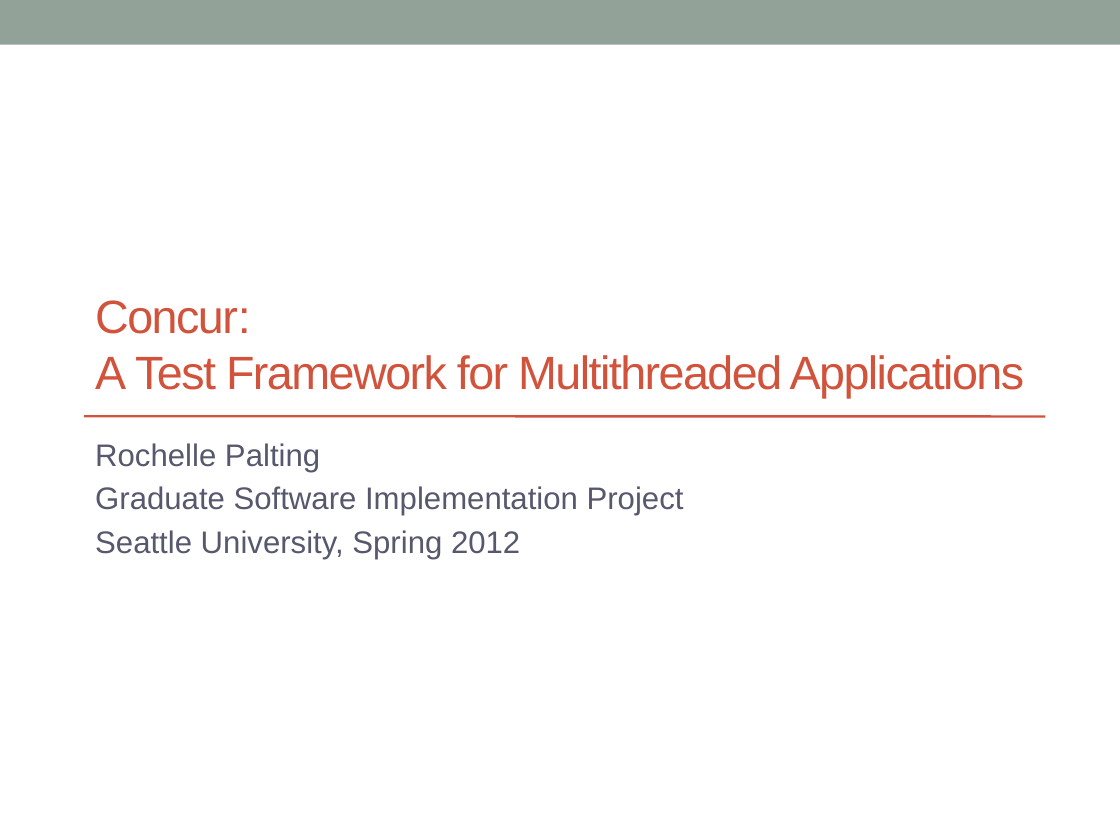
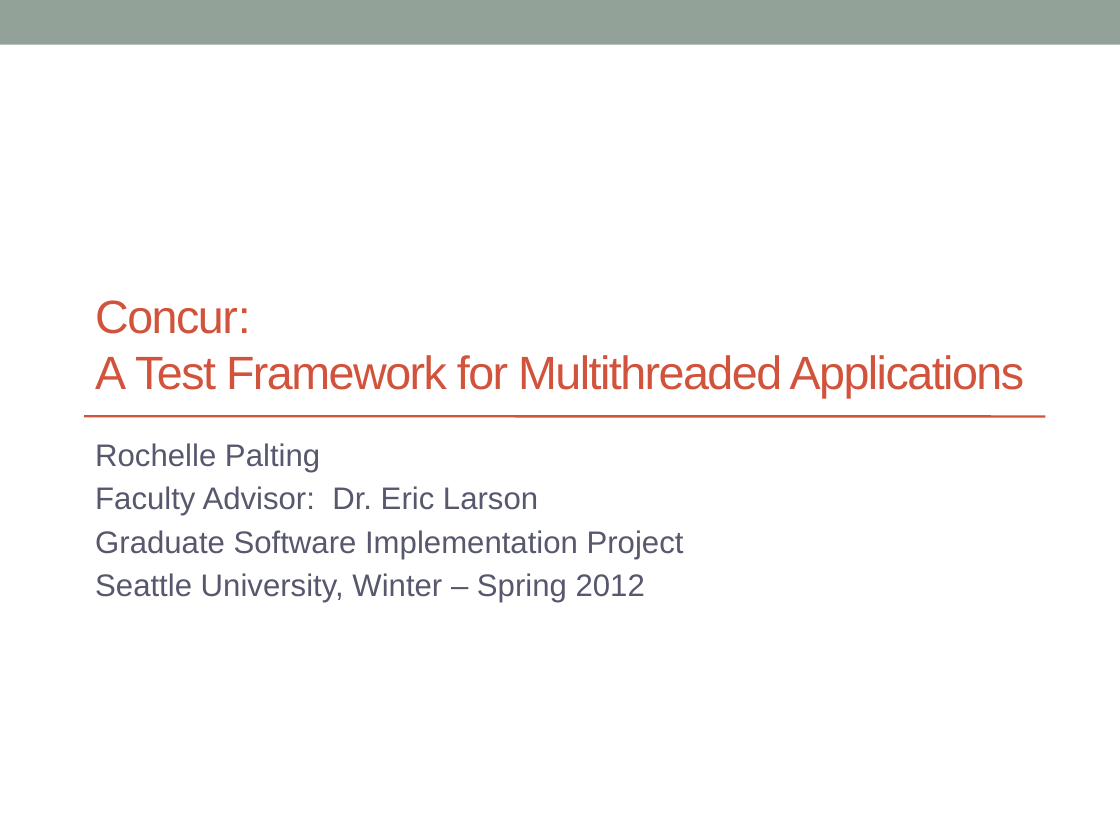
Before and after one commit to concurTestFramework/concurTestFramework, a slide deck: slide 1 of Documents/Concur_Presentation.pptx. Drawn at 1120x840 pixels with LibreOffice and Linux fonts; fonts in the diff are those of the drawing. Boxes give left, top, right and bottom in pixels: in the first picture for what was removed or moved away, otherwise in the second. Text is boxed around its words. In the diff, an @@ line names an element or a change of style, - is before the commit and + after.

```diff
--- a/Documents/Concur_Presentation.pptx
+++ b/Documents/Concur_Presentation.pptx
@@ subtitle at [95, 486, 538, 515]: paragraph added @@
+Faculty Advisor: Dr. Eric Larson
@@ subtitle at [95, 573, 645, 603]: text changed @@
-Seattle University, Spring 2012
+Seattle University, Winter – Spring 2012
```
Also in this commit, not shown: 10 other slides changed, 9 slides added, 4 slides removed.
